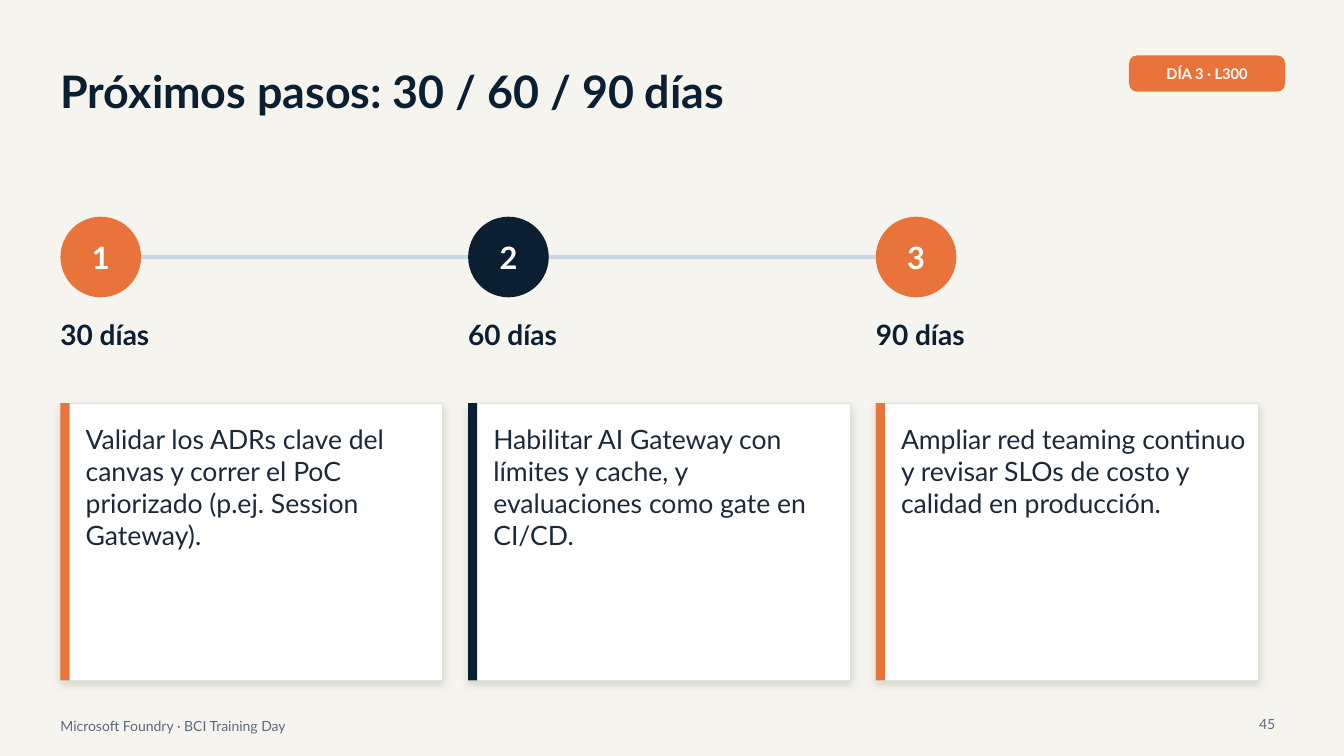
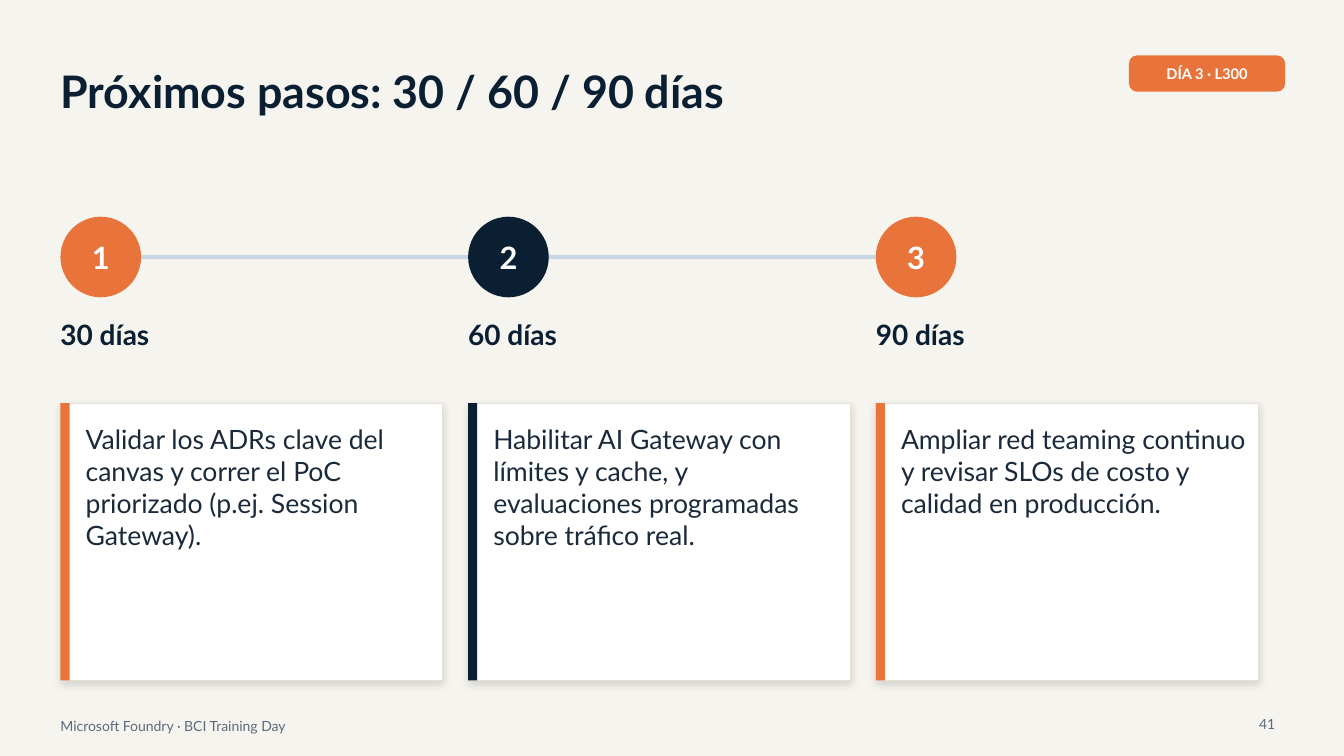
Before and after one commit to valegrajales/bci_workshop, a slide deck: slide 41 of presentaciones/BCI_Foundry_Dia3_L300_Produccion_Gobierno.pptx (slide 45 before the commit). Drawn at 1344x756 pixels with LibreOffice and Linux fonts; fonts in the diff are those of the drawing. Boxes give left, top, right and bottom in pixels: in the first picture for what was removed or moved away, otherwise in the second. Text is boxed around its words. In the diff, an @@ line names an element or a change of style, - is before the commit and + after.

```diff
--- a/presentaciones/BCI_Foundry_Dia3_L300_Produccion_Gobierno.pptx
+++ b/presentaciones/BCI_Foundry_Dia3_L300_Produccion_Gobierno.pptx
@@ text at (x1=493, y1=429, x2=799, y2=546): text changed @@
-Habilitar AI Gateway con límites y cache, y evaluaciones como gate en CI/CD.
+Habilitar AI Gateway con límites y cache, y evaluaciones programadas sobre tráfico real.
@@ page number at (x1=1259, y1=719, x2=1275, y2=729): text changed @@
-45
+41
```
Also in this commit, not shown: 12 other slides changed, 4 slides added, 8 slides removed, 18 other files.
